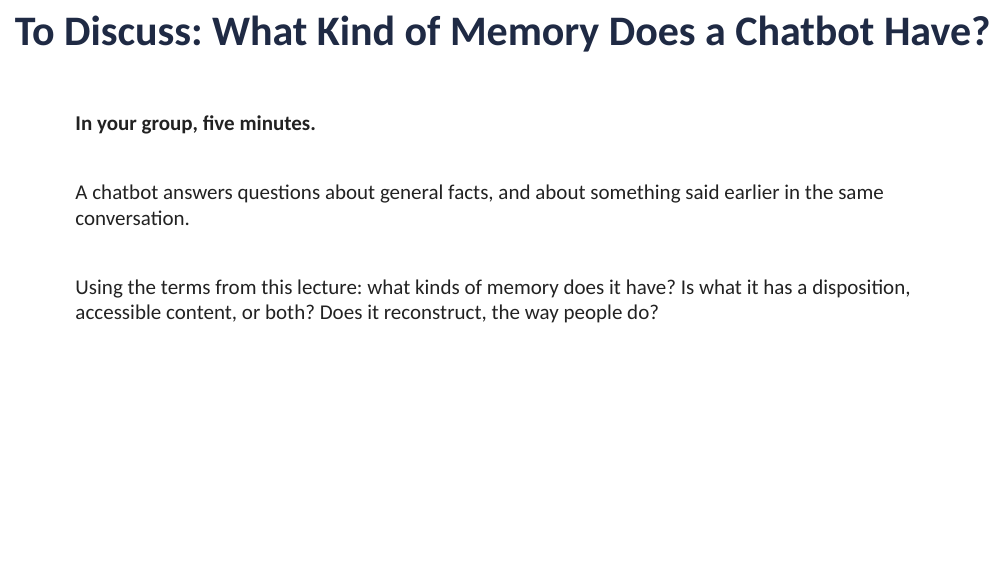
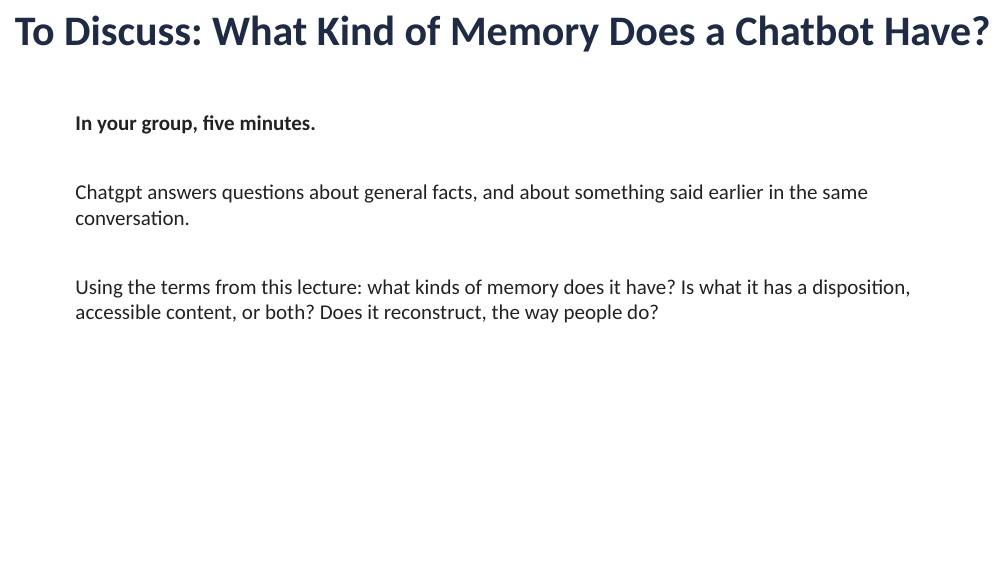
Before and after one commit to jonwillits/intro_to_bcs, a slide deck: slide 15 of memory_and_generative_models/memory_and_generative_models_lecture_2.pptx. Drawn at 1008x567 pixels with LibreOffice and Linux fonts; fonts in the diff are those of the drawing. Boxes give left, top, right and bottom in pixels: in the first picture for what was removed or moved away, otherwise in the second. Text is boxed around its words. In the diff, an @@ line names an element or a change of style, - is before the commit and + after.

```diff
--- a/memory_and_generative_models/memory_and_generative_models_lecture_2.pptx
+++ b/memory_and_generative_models/memory_and_generative_models_lecture_2.pptx
@@ text at (x1=75, y1=184, x2=868, y2=225): text changed @@
-A chatbot answers questions about general facts, and about something said earlier in the same conversation.
+Chatgpt answers questions about general facts, and about something said earlier in the same conversation.
```
Also in this commit, not shown: 24 other files.
